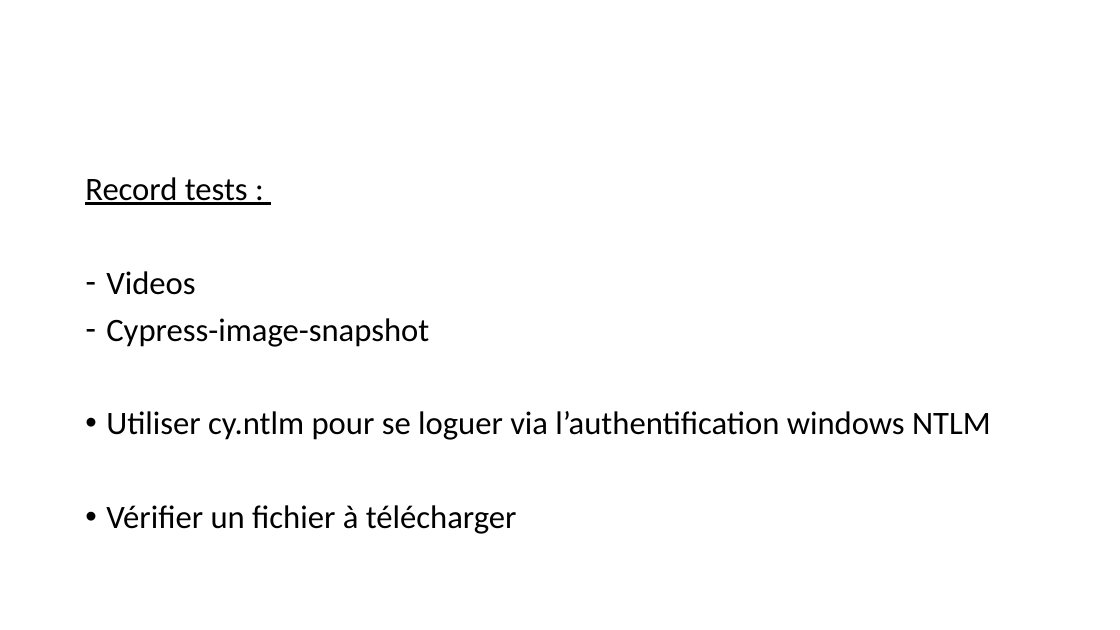
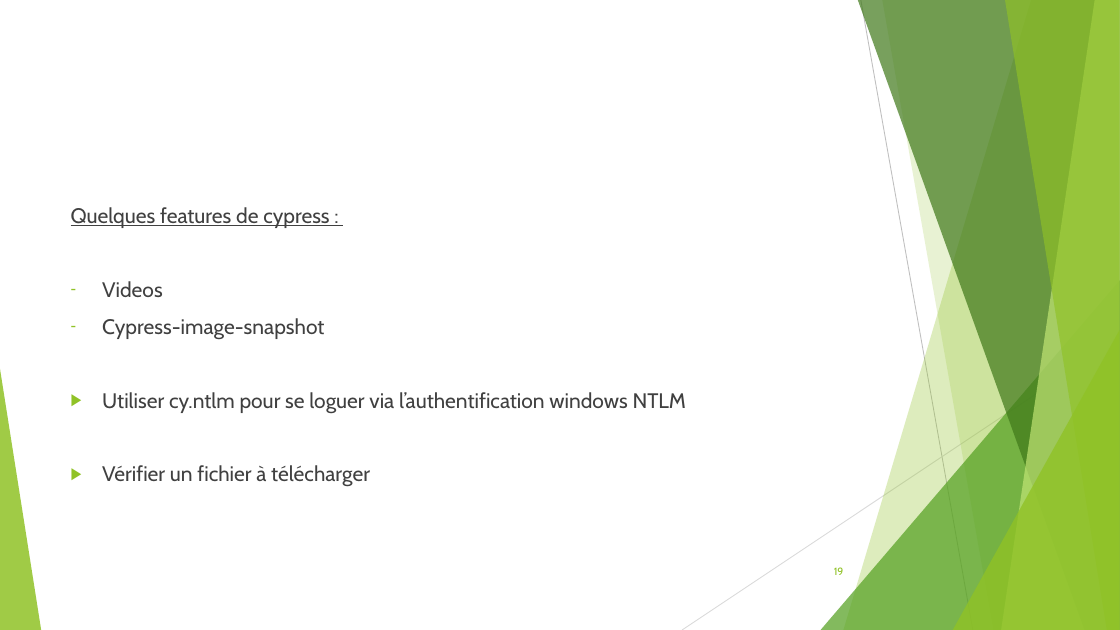
Before and after one commit to seblast312/cypress_youtube, a slide deck: slide 19 of Cypress.pptx (slide 18 before the commit). Drawn at 1120x630 pixels with LibreOffice and Linux fonts; fonts in the diff are those of the drawing. Boxes give left, top, right and bottom in pixels: in the first picture for what was removed or moved away, otherwise in the second. Text is boxed around its words. In the diff, an @@ line names an element or a change of style, - is before the commit and + after.

```diff
--- a/Cypress.pptx
+++ b/Cypress.pptx
@@ text "Quelques features de cypress :": place and size @@
-text "Quelques features de cypress :" at (85, 177, 991, 534)
+text "Quelques features de cypress :" at (71, 207, 687, 487)
@@ text at (71, 207, 329, 228): text changed; size 28 to 18 pt; font Calibri to Cabin; text colour #000000 to #404040 @@
-Record tests :
+Quelques features de cypress :
@@ text at (102, 281, 687, 487): size 28 to 18 pt, font Calibri to Cabin, text colour #000000 to #404040 in "Videos", "Cypress-image-snapshot", "Utiliser cy.ntlm pour se loguer via l’authentification ...", "Vérifier un fichier à télécharger"; indent changed; line spacing 0.9 to 1; bullet • to ▶ @@
@@ group added at (0, 0, 1120, 630): 5 freeform shapes, 3 triangles, 2 lines @@
@@ page number added at (834, 567, 844, 575), 9 pt, text #90C226 @@
+19
```
Also in this commit, not shown: 17 other slides changed, 4 slides added, 1 slide removed.
